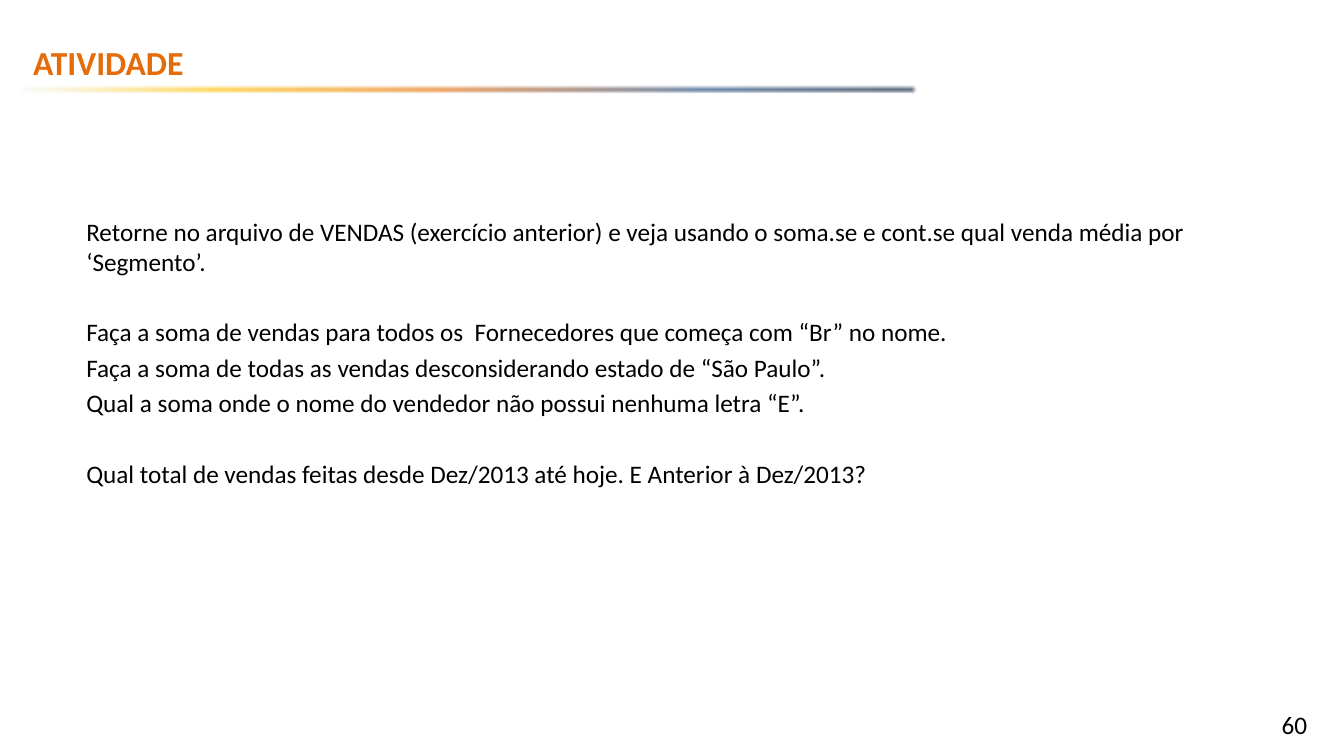
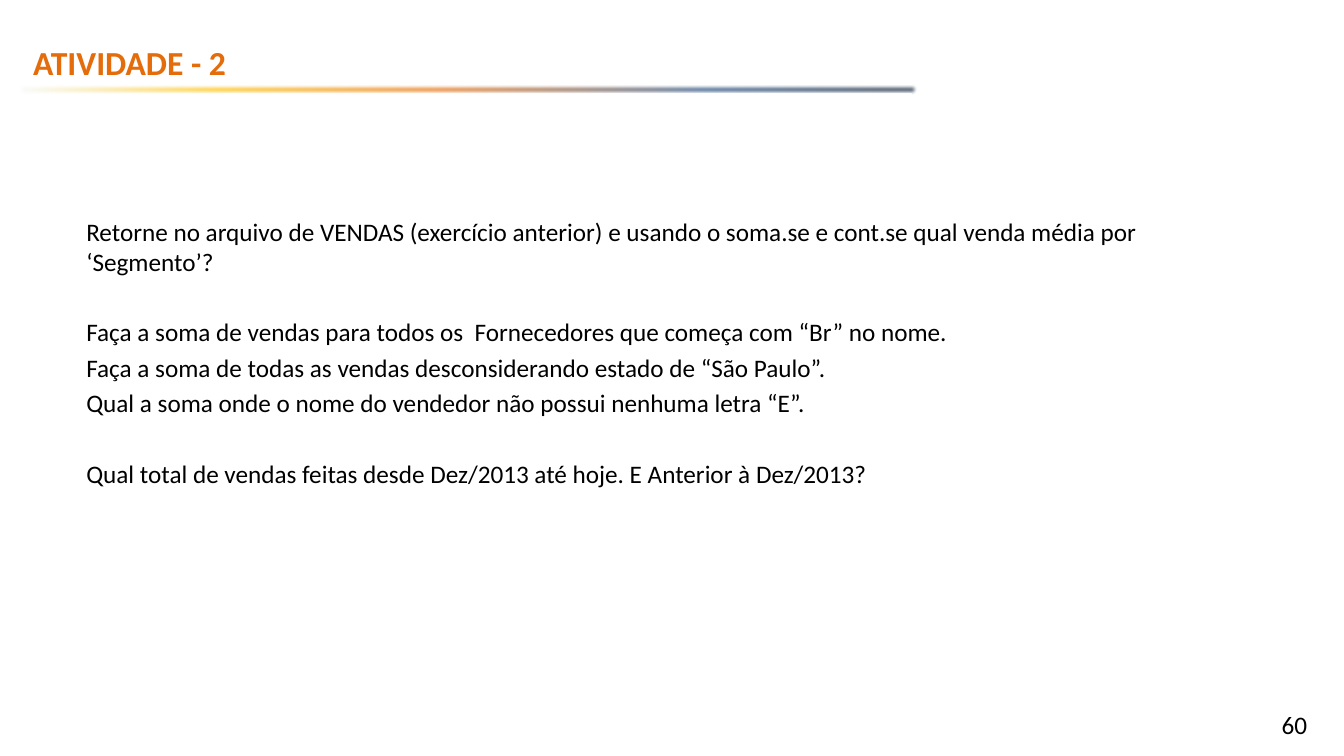
Before and after one commit to emerson-fenrir/Excel_Basico, a slide deck: slide 60 of Professor/Aula3.pptx. Drawn at 1344x756 pixels with LibreOffice and Linux fonts; fonts in the diff are those of the drawing; background and template pictures are left out. Boxes give left, top, right and bottom in pixels: in the first picture for what was removed or moved away, otherwise in the second. Text is boxed around its words. In the diff, an @@ line names an element or a change of style, - is before the commit and + after.

```diff
--- a/Professor/Aula3.pptx
+++ b/Professor/Aula3.pptx
@@ text at [33,53,226,75]: text changed @@
-ATIVIDADE
+ATIVIDADE - 2
@@ text at [86,223,1136,276]: text changed @@
-Retorne no arquivo de VENDAS (exercício anterior) e veja usando o soma.se e cont.se qual venda média por ‘Segmento’.
+Retorne no arquivo de VENDAS (exercício anterior) e usando o soma.se e cont.se qual venda média por ‘Segmento’?
```
Also in this commit, not shown: 9 other slides changed, 2 slides added, 1 other file.
